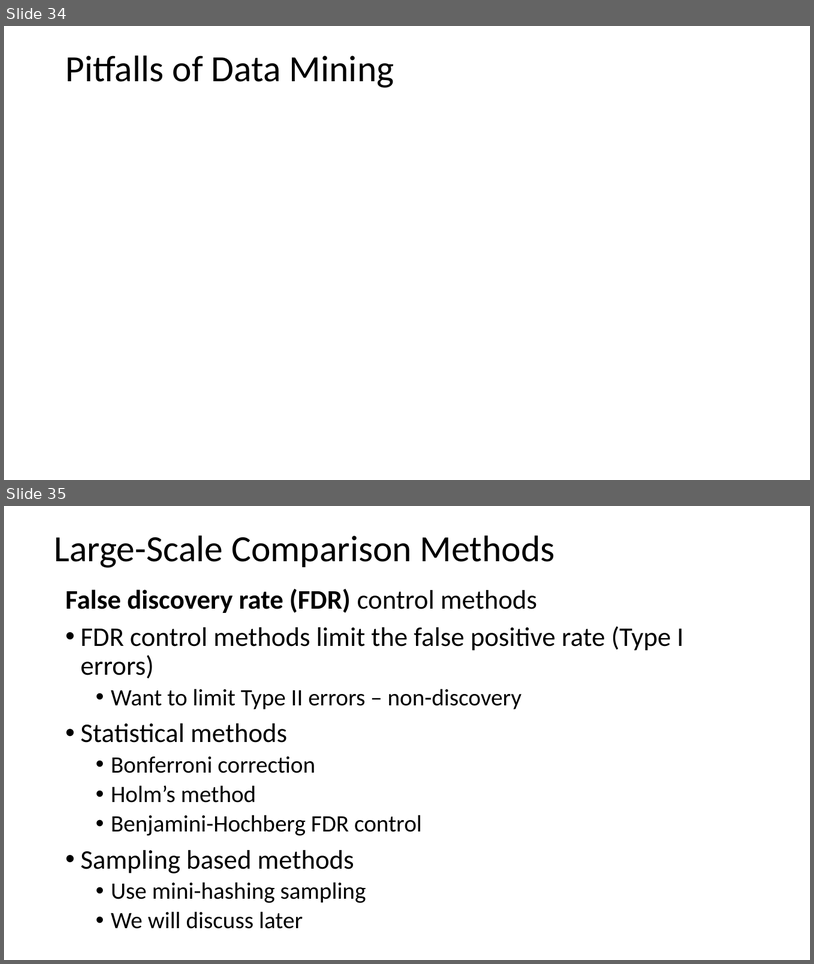
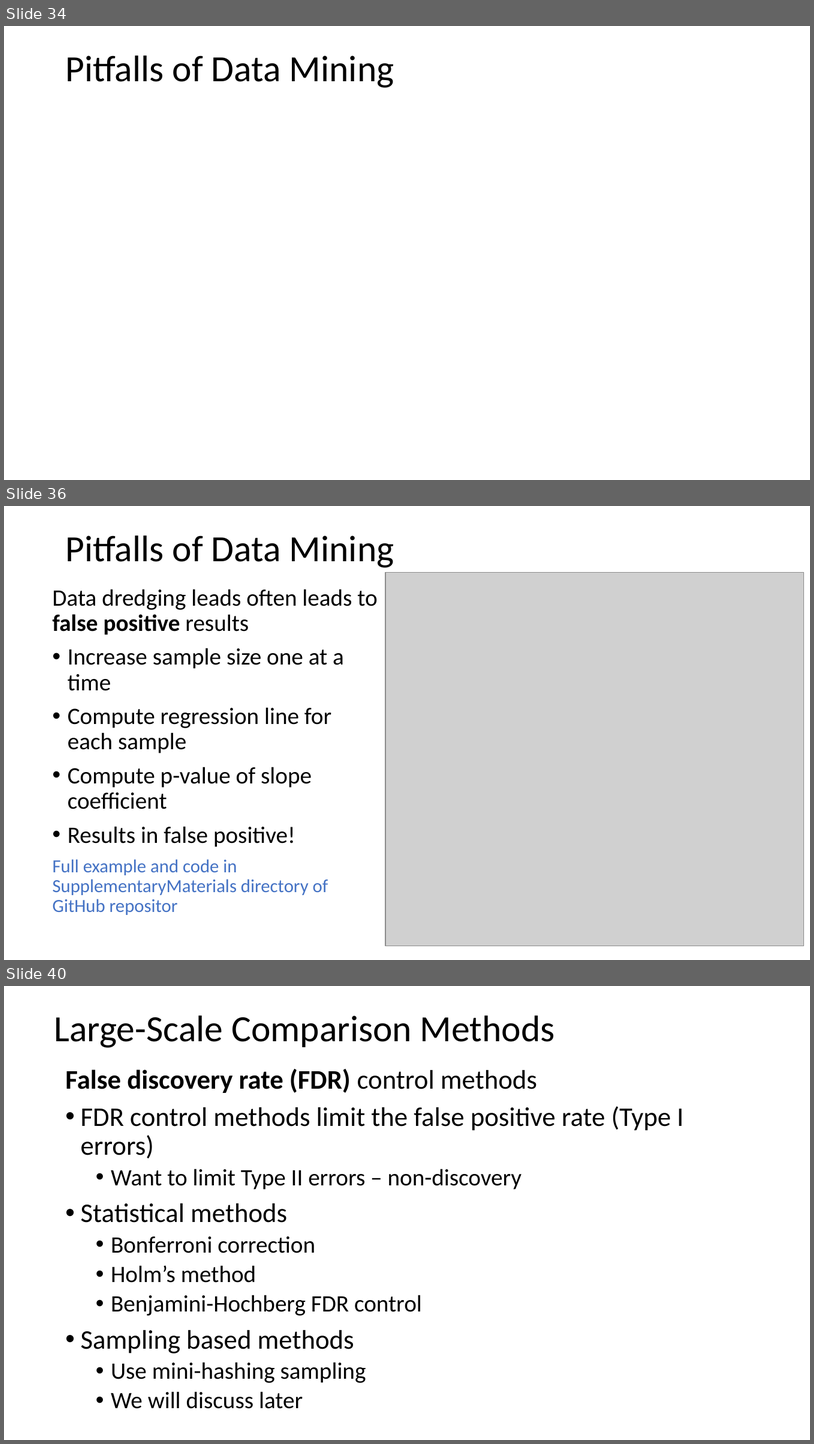
Before and after one commit to StephenElston/CSCI-E-108, a slide deck: slides/1_Introduction.pptx. Shown one above the other, each under a label of ours: slides 34 and 35 before the commit, slides 34, 36 and 40 after it; the slides between them are not shown. The pictures are 814x964 and 814x1444 pixels, drawn with LibreOffice and Linux fonts; fonts in the diff are those of the drawing; grey boxes stand for pictures. Boxes give left, top, right and bottom in pixels: in the first picture for what was removed or moved away, otherwise in the second. Text is boxed around its words. In the diff, an @@ line names an element or a change of style, - is before the commit and + after.

```diff
--- a/slides/1_Introduction.pptx
+++ b/slides/1_Introduction.pptx
@@ slide 36 added at [4, 506, 810, 960], background #FFFFFF @@
@@ text added at [65, 535, 394, 568], 44 pt, text #000000 @@
+Pitfalls of Data Mining
@@ picture added at [386, 573, 804, 946] @@
@@ text added at [53, 589, 377, 915], 28 pt, text #000000 @@
+Data dredging leads often leads to false positive results
+• Increase sample size one at a time
+• Compute regression line for each sample
+• Compute p-value of slope coefficient
+• Results in false positive!
+Full example and code in SupplementaryMaterials directory of GitHub repositor
@@ what was slide 35 is now slide 40 @@
```
Also in this commit, not shown: 4 other slides added, 1 other file.
